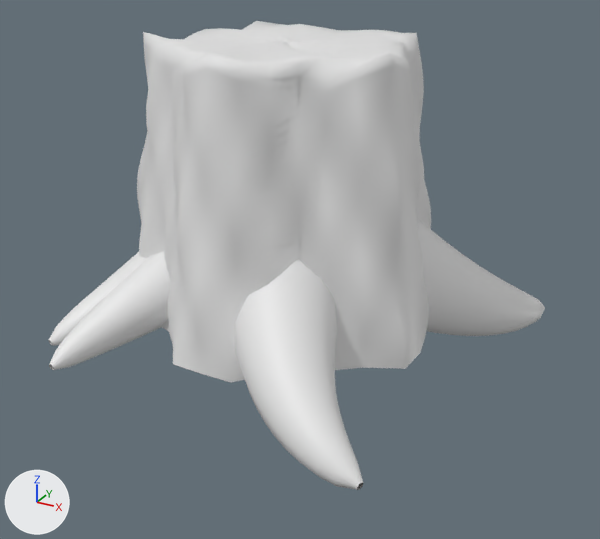
The FBX model GameClient/ArtSource/Greenlands/NatureFamilies/FallenLogStump/SM_FallenLogStump_02.fbx, before and after one commit.
Before and after are seen from a camera (50 mm lens) standing at (1.71, -3.01, 1.56) and looking at (0.03, 0.04, 0.04). Every picture has the same lights, and +X, +Y and +Z are marked at lower left. The older version comes first.

The first picture shows 'SM_FallenLogStump_02'.
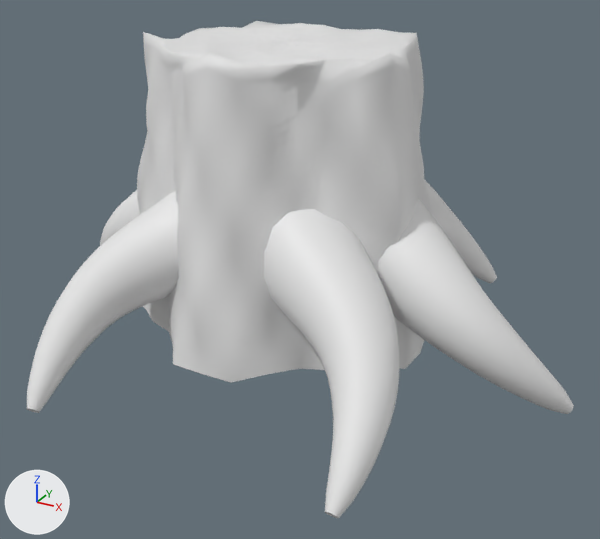
Boxes (x1, y1, x2, y2) around the edits, measured in the pictures (600 x 539 px):
'SM_FallenLogStump_02', reshaped (10% wider): before (49, 21, 545, 490); after (27, 21, 574, 518)
part 1 of me_sm_fallenlogstump_02, rebuilt: before (49, 251, 171, 370); after (27, 192, 179, 413)
part 2 of me_sm_fallenlogstump_02, rebuilt (not visible before): after (424, 179, 497, 283)
part 3 of me_sm_fallenlogstump_02, added: after (378, 198, 574, 414)
part 4 of me_sm_fallenlogstump_02, added: after (100, 190, 140, 246)
part 5 of me_sm_fallenlogstump_02, built on: before (49, 219, 545, 490); after (264, 209, 399, 518)
part 6 of me_sm_fallenlogstump_02, reshaped: before (212, 29, 417, 85); after (182, 26, 417, 85)

What changed in the scene script:
```text
Change me_sm_fallenlogstump_02:
    used by ob_sm_fallenlogstump_02; location = (0.0, 0.0, 0.0)
    remove me_sm_fallenlogstump_02.from_pydata(...)  # 2729 vertices, 5256 faces; spans x -1.39..1.03, y -0.98..0.96, z -0.25..1.08
    add me_sm_fallenlogstump_02.from_pydata(...)  # 3617 vertices, 7008 faces; spans x -1.22..1.32, y -1.12..1.49, z -0.26..1.08
    me_sm_fallenlogstump_02 part 1: the loose piece of 252 vertices spanning x -0.69..-0.03, y -0.87..0.02, z -0.23..0.38 is rebuilt with 368 vertices and now spans x -0.64..0.01, y -1.12..-0.18, z -0.26..0.54
    me_sm_fallenlogstump_02 part 2: the loose piece of 252 vertices spanning x -0.08..0.56, y -0.03..0.91, z -0.25..0.43 is rebuilt with 368 vertices and now spans x 0.0..0.7, y 0.18..0.99, z -0.26..0.55
    me_sm_fallenlogstump_02 part 3: a new loose piece of 368 vertices spanning x 0.26..1.32, y -0.36..0.2, z -0.26..0.56, in mat_mi_fallenlogstump_bark (white #e7e7e7)
    me_sm_fallenlogstump_02 part 4: a new loose piece of 368 vertices spanning x -1.22..-0.27, y -0.18..0.28, z -0.26..0.54, in mat_mi_fallenlogstump_bark (white #e7e7e7)
    me_sm_fallenlogstump_02 part 5: 1006 vertices removed from x -1.39..1.03, y -0.98..0.96, z -0.25..0.45; 366 vertices added at x 0.05..0.84, y -1.1..-0.12, z -0.26..0.56
    me_sm_fallenlogstump_02 part 6: 160 vertices moved from x -0.47..0.47, y -0.47..0.47, z 1.04..1.06 to x -0.51..0.51, y -0.51..0.51, z 1.04..1.06; 192 vertices added at x -0.4..0.4, y -0.4..0.4, z 1.04..1.06
    other edits to the shape of me_sm_fallenlogstump_02 do not show in these pictures
```
